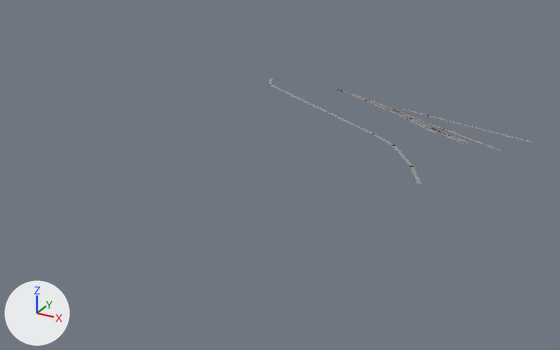
An edit to the glTF model godot/shahar/bolak_-36_-2.glb, drawn before and after from the same camera.
One viewpoint serves both versions: a camera (50 mm lens) standing at (607.0, -936.0, 317.0) and looking at (214.0, -222.0, -40.0). Arrows for +X, +Y and +Z are at lower left; the lights stay in place. The picture after the commit comes second. Objects named as collision shapes, trigger or cutter boxes, shadow casters or lower levels of detail are left out.

Before the edit, the objects in view are built like this:
```python
me_temir_yol = bpy.data.meshes.new('Temir_Yol')
me_temir_yol.from_pydata(...)  # 60 vertices, 30 faces; spans x 186.0..465.0, y -131.0..-12.0, z 0.0
me_temir_yol.materials.append(mat_temir_yol)  # grey #9a9089
me_yol_mahalla = bpy.data.meshes.new('Yol_Mahalla')
me_yol_mahalla.from_pydata(...)  # 20 vertices, 10 faces; spans x 81.0..392.0, y -256.0..-9.0, z 0.0
me_yol_mahalla.materials.append(mat_yol_mahalla)  # grey #949494
ob_temir_yol = bpy.data.objects.new('Temir_Yol', me_temir_yol)
ob_temir_yol.location = (0.0, 0.0, 0.0)
ob_yol_mahalla = bpy.data.objects.new('Yol_Mahalla', me_yol_mahalla)
ob_yol_mahalla.location = (0.0, 0.0, 0.0)
```
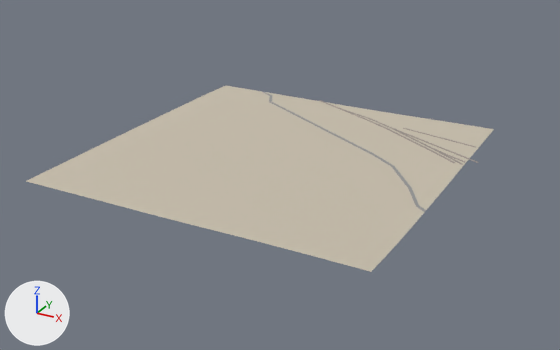
What the commit changed:
Material 'Yer_Tuproq' (mat_yer_tuproq) is new.
Its base color is (0.58, 0.522, 0.42) (light grey #c8bfad).
Its roughness is 1.0.
Mesh me_yol_mahalla_1 is new.
It has 99 vertices, 102 faces and spans x 60.0..400.0, y -264.0..0.0, z -25.0.
It uses material mat_yol_mahalla (grey #949494).
Mesh me_yer_tuproq is new.
It has 441 vertices, 800 faces and spans x 0.0..400.0, y -400.0..0.0, z -25.0..-22.0.
It uses material mat_yer_tuproq (light grey #c8bfad).
Object 'Yol_Mahalla' (ob_yol_mahalla) is deleted.
Object 'Yol_Mahalla-col' (ob_yol_mahalla_col) is new; it shows me_yol_mahalla_1.
Its location is (0.0, 0.0, 0.0).
Object 'Yer_Tuproq-col' (ob_yer_tuproq_col) is new; it shows me_yer_tuproq.
Its location is (0.0, 0.0, 0.0).

Changed parts and their boxes (x1, y1, x2, y2) in the pictures (560 x 350 px):
'Yer_Tuproq-col', added: after (26, 86, 494, 272)
'Yol_Mahalla-col', added: after (261, 91, 426, 212)
'Yol_Mahalla', deleted: before (269, 78, 422, 184)
